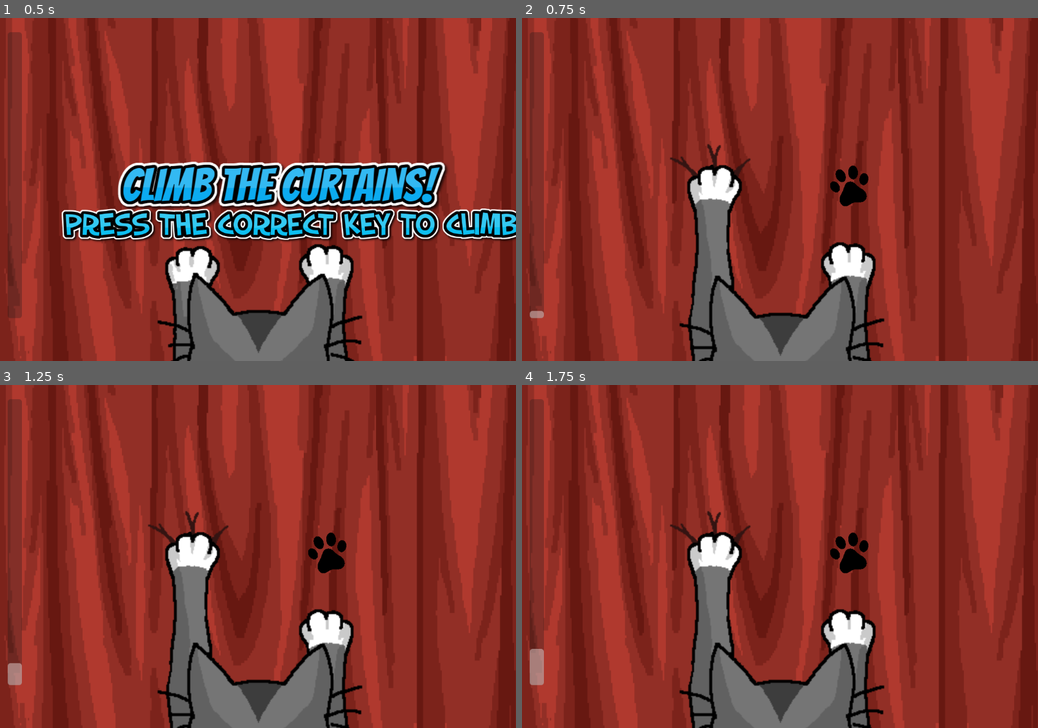
Above: before the commit, frames 1-4 (two rows, left to right).
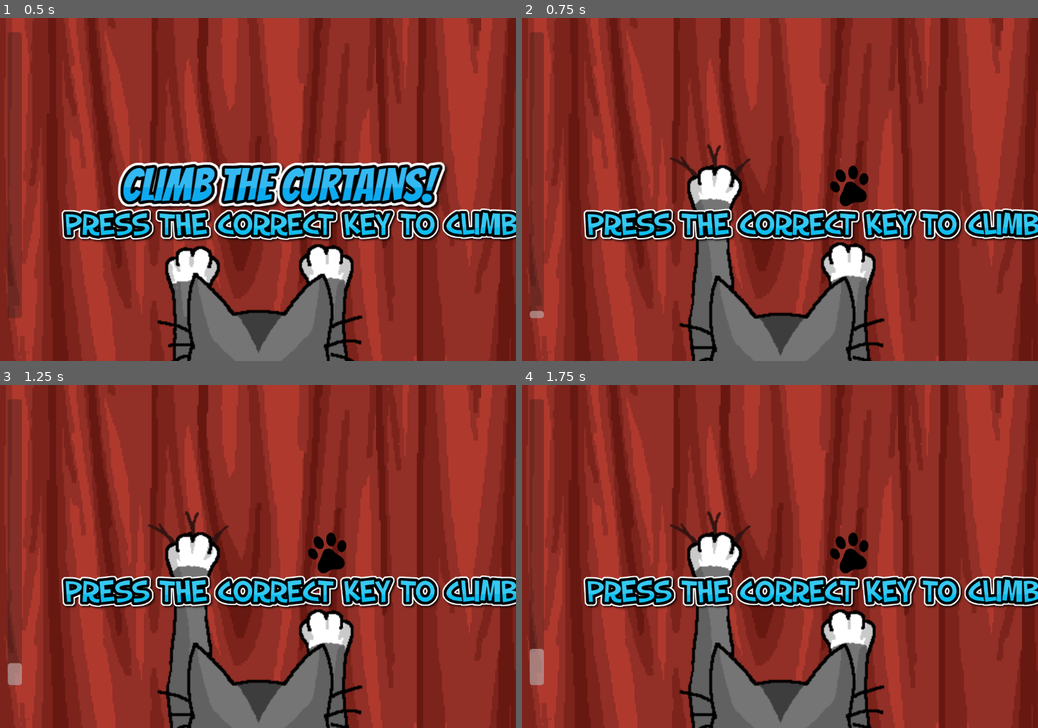
Above: after the commit, the same moments.

Repository: OscarPindaro/GodotWildJam63
Game: Godot game, scene res://scenes/minigames/climb-tenda/tenda_base.tscn
The game is run twice, just before and just after one commit, with the same random seed, the same clock (stepped at 60 frames per second) and the same inputs. This scene is started directly instead of the project's main scene. Sound files missing from this copy of the repository are replaced by a short silence.
Inputs (mouse positions are in pixels of both pictures, inside the frame that each line leads up to):
- Up to frame 1 (0.5 s): no input
- Up to frame 2 (0.75 s): tap Enter at 0.5 s; move the mouse to (893, 172) at 0.52 s; hold Right (player_move_right) from 0.53 s (still down); tap E (player_interact) at 0.6 s
- Up to frame 3 (1.25 s): keep holding Right (player_move_right)
- Up to frame 4 (1.75 s): move the mouse to (676, 573) at 1.27 s; release Right (player_move_right) at 1.28 s; hold S (player_move_down) from 1.28 s (still down); tap E (player_interact) at 1.35 s

Frame 1 is identical in both runs. In frame 2, 7.3% of the frame differs, in the area x 11-100%, y 55-66%; in frame 3, 7.3%; in frame 4, 7.3%.

Commit message:
solving confict with main

Diff:
--- a/scenes/minigames/BaseMinigame.gd
+++ b/scenes/minigames/BaseMinigame.gd
@@ -1,10 +1,12 @@
 extends Node2D
+
+# signals
+signal _minigame_ending(minigame)
 
 var announcer_audio_player : AudioStreamPlayer
 var music_audio_player : AudioStreamPlayer
 var title_sprite: Sprite2D
 var end_sprite: Sprite2D
-var description_sprite : Sprite2D
 var cum = 0
 var start_bar = false
 var current_score = 0
@@ -17,12 +19,10 @@
 # Called when the node enters the scene tree for the first time.
 func _ready():
 	score_label.text = str(current_score)
-	$MinigameTimer.start()
 	announcer_audio_player = $AnnouncerPlayer
 	music_audio_player = $MusicStreamPlayer
 	title_sprite = $TitleScreen
 	end_sprite = $EndSprite
-	description_sprite = $Description
 
 # Called every frame. 'delta' is the elapsed time since the previous frame.
 func _process(delta):
@@ -35,10 +35,11 @@
 	title_sprite.visible = false
 	start_bar = true
 	$MinigameTimer.start()
-	description_sprite.visible = false
+
 
 func _on_minigame_timer_timeout():
 	end_sprite.visible = true
+	_minigame_ending.emit(self)
 
 
 func _on_receive_score(score):
